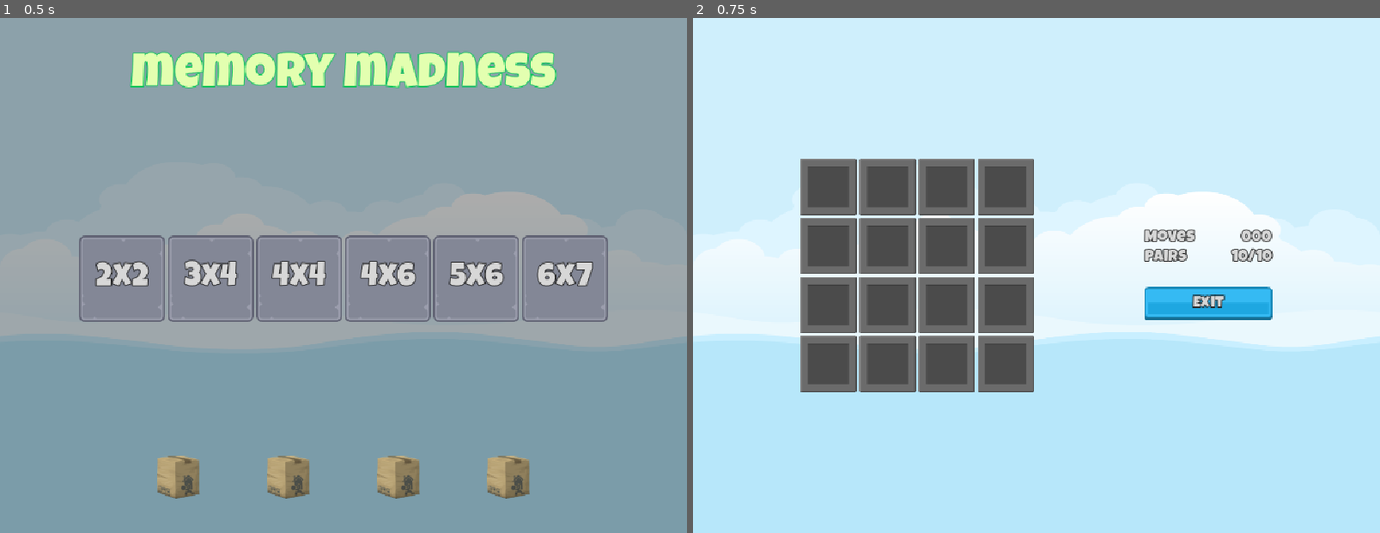
Above: before the commit, frames 1-2 (left to right).
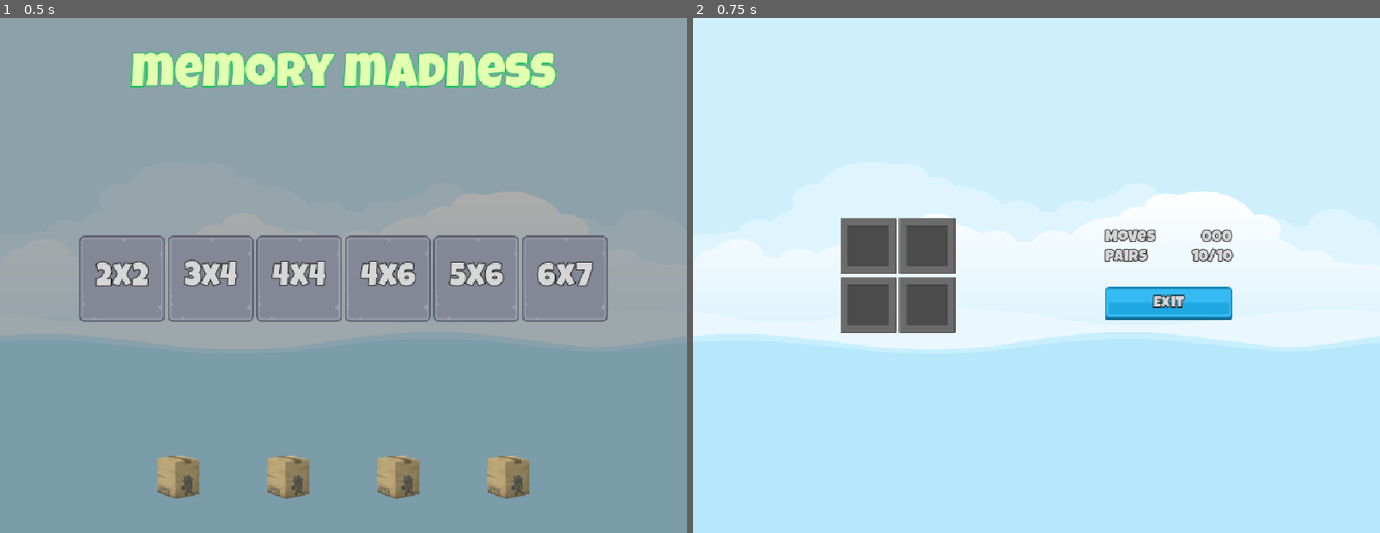
Above: after the commit, the same moments.

Repository: Kiermana/GodotGame3
Game: Godot game, scene res://Scenes/Master/master.tscn
Same seed, same stepped clock (60 frames per second), same inputs: the game is played once before the commit and once after it.
Inputs:
- Up to frame 1 (0.5 s): no input
- Up to frame 2 (0.75 s): click "2x2" at 0.5 s

Frame 1 is identical in both runs. In frame 2, 14% of the frame differs, in the area x 15-85%, y 27-73%.

Commit message:
Navigation

Diff:
--- a/Globals/SignalHub.gd
+++ b/Globals/SignalHub.gd
@@ -2,7 +2,10 @@
 
 
 signal on_level_selected(level_setting: LevelSetting)
-
+signal on_game_exit_pressed
 
 func _emit_on_level_select(level_setting: LevelSetting) -> void:
 	on_level_selected.emit(level_setting)
+
+func _emit_on_game_exit_pressed() -> void:
+	on_game_exit_pressed.emit()
--- a/Scenes/Game/Game.gd
+++ b/Scenes/Game/Game.gd
@@ -1,4 +1,8 @@
 extends Control
+
+const MEMORY_TILE = preload("uid://cql5xay1b52lu")
+@onready var grid_container: GridContainer = $HB/GridContainer
+
 
 
 # Called when the node enters the scene tree for the first time.
@@ -8,4 +12,14 @@
 
 # Called every frame. 'delta' is the elapsed time since the previous frame.
 func on_level_select(level_setting: LevelSetting) -> void:
+	grid_container.columns = level_setting.column_number
 	print(level_setting)
+	for i in range(level_setting.total_tiles):
+		var memory_tile: MemoryTile = MEMORY_TILE.instantiate() #Memory tile has to be made into a var otherwise add_child doesn't work
+		grid_container.add_child(memory_tile)
+
+
+func _on_exit_button_pressed() -> void:
+	for t in grid_container.get_children():
+		t.queue_free()
+		SignalHub._emit_on_game_exit_pressed()
--- a/Scenes/Game/Game.tscn
+++ b/Scenes/Game/Game.tscn
@@ -1,7 +1,6 @@
 [gd_scene format=3 uid="uid://5rq82ik7i04h"]
 
 [ext_resource type="Script" uid="uid://b6ukuqfnuv275" path="res://Scenes/Game/Game.gd" id="1_3k6gv"]
-[ext_resource type="PackedScene" uid="uid://cql5xay1b52lu" path="res://Scenes/MemoryTile/MemoryTile.tscn" id="1_y3kpf"]
 [ext_resource type="LabelSettings" uid="uid://kg8bj8mibql5" path="res://Resources/LabelWhite24.tres" id="2_3k6gv"]
 [ext_resource type="Texture2D" uid="uid://dk16kfwtqa4yi" path="res://Assets/ui/blue_button00.png" id="3_1q8bt"]
 [ext_resource type="Texture2D" uid="uid://ceu42wmi08uyy" path="res://Assets/ui/green_button00.png" id="4_gvja8"]
@@ -33,54 +32,6 @@
 size_flags_horizontal = 4
 size_flags_vertical = 4
 columns = 4
-
-[node name="MemoryTile" parent="HB/GridContainer" unique_id=1935172684 instance=ExtResource("1_y3kpf")]
-layout_mode = 2
-
-[node name="MemoryTile2" parent="HB/GridContainer" unique_id=1132480330 instance=ExtResource("1_y3kpf")]
-layout_mode = 2
-
-[node name="MemoryTile3" parent="HB/GridContainer" unique_id=1840112110 instance=ExtResource("1_y3kpf")]
-layout_mode = 2
-
-[node name="MemoryTile4" parent="HB/GridContainer" unique_id=205008645 instance=ExtResource("1_y3kpf")]
-layout_mode = 2
-
-[node name="MemoryTile5" parent="HB/GridContainer" unique_id=706013317 instance=ExtResource("1_y3kpf")]
-layout_mode = 2
-
-[node name="MemoryTile6" parent="HB/GridContainer" unique_id=1089643641 instance=ExtResource("1_y3kpf")]
-layout_mode = 2
-
-[node name="MemoryTile7" parent="HB/GridContainer" unique_id=391614331 instance=ExtResource("1_y3kpf")]
-layout_mode = 2
-
-[node name="MemoryTile8" parent="HB/GridContainer" unique_id=63599114 instance=ExtResource("1_y3kpf")]
-layout_mode = 2
-
-[node name="MemoryTile9" parent="HB/GridContainer" unique_id=1170737791 instance=ExtResource("1_y3kpf")]
-layout_mode = 2
-
-[node name="MemoryTile10" parent="HB/GridContainer" unique_id=663380621 instance=ExtResource("1_y3kpf")]
-layout_mode = 2
-
-[node name="MemoryTile11" parent="HB/GridContainer" unique_id=1345951663 instance=ExtResource("1_y3kpf")]
-layout_mode = 2
-
-[node name="MemoryTile12" parent="HB/GridContainer" unique_id=182846173 instance=ExtResource("1_y3kpf")]
-layout_mode = 2
-
-[node name="MemoryTile13" parent="HB/GridContainer" unique_id=1401943351 instance=ExtResource("1_y3kpf")]
-layout_mode = 2
-
-[node name="MemoryTile14" parent="HB/GridContainer" unique_id=564648887 instance=ExtResource("1_y3kpf")]
-layout_mode = 2
-
-[node name="MemoryTile15" parent="HB/GridContainer" unique_id=1511156798 instance=ExtResource("1_y3kpf")]
-layout_mode = 2
-
-[node name="MemoryTile16" parent="HB/GridContainer" unique_id=112589829 instance=ExtResource("1_y3kpf")]
-layout_mode = 2
 
 [node name="Spacer2" type="Control" parent="HB" unique_id=1769444375]
 layout_mode = 2
@@ -154,3 +105,5 @@
 [node name="Spacer3" type="Control" parent="HB" unique_id=1333647625]
 layout_mode = 2
 size_flags_horizontal = 3
+
+[connection signal="pressed" from="HB/VB/ExitButton" to="." method="_on_exit_button_pressed"]
--- a/Scenes/Master/Master.gd
+++ b/Scenes/Master/Master.gd
@@ -7,7 +7,8 @@
 func _ready() -> void:
 	show_game(false)
 	SignalHub.on_level_selected.connect(on_level_select)
-
+	SignalHub.on_game_exit_pressed.connect(on_game_exit_pressed)
+	on_game_exit_pressed()
 
 # Called every frame. 'delta' is the elapsed time since the previous frame.
 func on_level_select(level_setting: LevelSetting) -> void:
@@ -18,3 +19,7 @@
 func show_game(shown: bool):
 	game.visible = shown
 	main.visible = !shown
+
+
+func on_game_exit_pressed() -> void:
+	show_game(false)
--- /dev/null
+++ b/Scenes/MemoryTile/MemoryTile.gd
@@ -0,0 +1,3 @@
+class_name MemoryTile
+
+extends TextureRect
--- a/Scenes/MemoryTile/MemoryTile.tscn
+++ b/Scenes/MemoryTile/MemoryTile.tscn
@@ -1,8 +1,10 @@
 [gd_scene format=3 uid="uid://cql5xay1b52lu"]
 
 [ext_resource type="Texture2D" uid="uid://uxopsjhnkjuk" path="res://Assets/frames/hidden_frame_blank.png" id="1_dtpqw"]
+[ext_resource type="Script" uid="uid://imqw8f6hpoip" path="res://Scenes/MemoryTile/MemoryTile.gd" id="2_axhco"]
 
 [node name="MemoryTile" type="TextureRect" unique_id=1935172684]
 offset_right = 40.0
 offset_bottom = 40.0
 texture = ExtResource("1_dtpqw")
+script = ExtResource("2_axhco")
Not shown, added: Scenes/MemoryTile/MemoryTile.gd.uid
